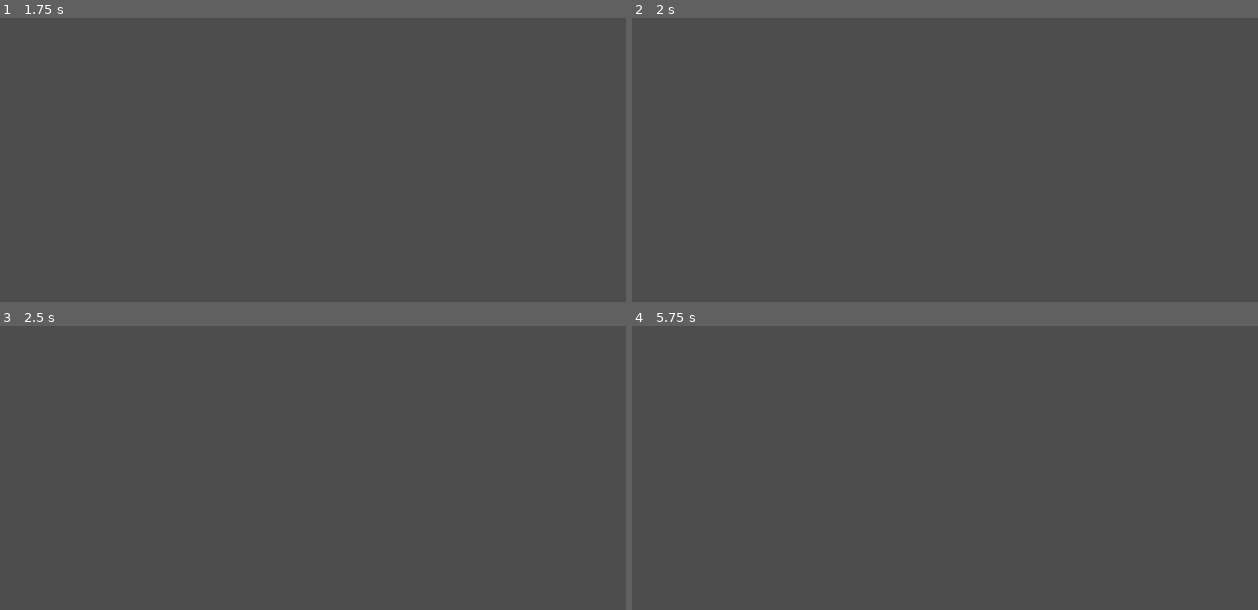
Above: before the commit, frames 1-4 (two rows, left to right).
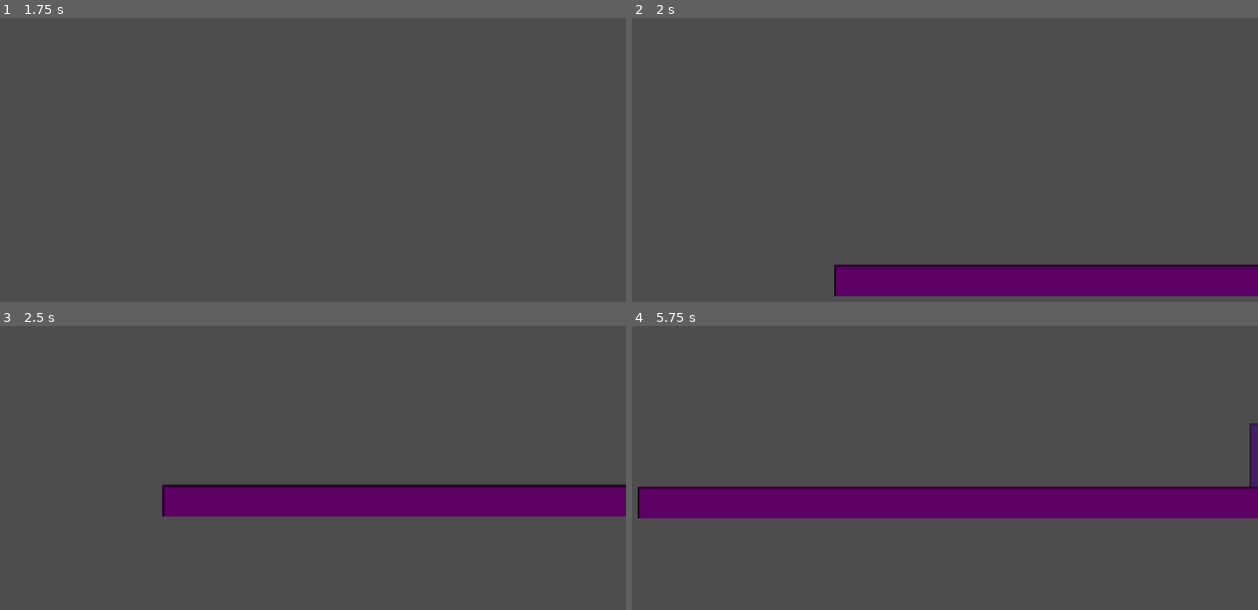
Above: after the commit, the same moments.

Repository: DocDamage/SpriteVania
Game: Godot game, scene res://scenes/Main.tscn
The game is run twice, just before and just after one commit, with the same random seed, the same clock (stepped at 60 frames per second) and the same inputs.
Inputs:
- Up to frame 1 (1.75 s): click "New Game" at 0.5 s; click "Begin" at 1.25 s
- Up to frame 2 (2 s): no input
- Up to frame 3 (2.5 s): hold D (move_right) from 2.03 s (still down); tap J (attack) at 2.1 s; tap Space (jump) at 2.27 s
- Up to frame 4 (5.75 s): tap L (class_action) at 2.85, 5.1 s; tap Space (jump) at 3.02, 4.52, 5.27 s; release D (move_right) at 3.53 s; hold A (move_left) 3.53-4.28 s; tap K (special_attack) at 3.6 s; hold D (move_right) from 4.28 s (still down); tap J (attack) at 4.35 s

Frame 1 is identical in both runs. In frame 2, 7.5% of the frame differs, in the area x 32-100%, y 86-98%; in frame 3, 8.5%; in frame 4, 12%, in the area x 0-100%, y 34-68%.

Commit message:
feat: add swamp outskirts greybox

Diff:
--- /dev/null
+++ b/scenes/world/swamp_outskirts/RoomCheckpoint.tscn
@@ -0,0 +1,60 @@
+[gd_scene load_steps=7 format=3]
+
+[ext_resource type="Script" path="res://scripts/world/room.gd" id="1_room"]
+[ext_resource type="PackedScene" path="res://scenes/world/CheckpointShrine.tscn" id="2_shrine"]
+
+[sub_resource type="RectangleShape2D" id="RectangleShape2D_ground"]
+size = Vector2(960, 48)
+
+[sub_resource type="RectangleShape2D" id="RectangleShape2D_entrance"]
+size = Vector2(48, 144)
+
+[sub_resource type="PlaceholderTexture2D" id="PlaceholderTexture2D_ground"]
+size = Vector2(960, 48)
+
+[sub_resource type="PlaceholderTexture2D" id="PlaceholderTexture2D_backdrop"]
+size = Vector2(180, 120)
+
+[node name="RoomCheckpoint" type="Node2D"]
+script = ExtResource("1_room")
+room_id = "RoomCheckpoint"
+next_rooms = {"left": "RoomHazard", "right": "RoomUpgrade"}
+
+[node name="Ground" type="StaticBody2D" parent="."]
+position = Vector2(480, 520)
+
+[node name="CollisionShape2D" type="CollisionShape2D" parent="Ground"]
+shape = SubResource("RectangleShape2D_ground")
+
+[node name="Sprite2D" type="Sprite2D" parent="Ground"]
+texture = SubResource("PlaceholderTexture2D_ground")
+modulate = Color(0.35, 0.41, 0.37, 1)
+
+[node name="ShrineBackdrop" type="Sprite2D" parent="."]
+position = Vector2(480, 440)
+texture = SubResource("PlaceholderTexture2D_backdrop")
+modulate = Color(0.23, 0.32, 0.35, 0.55)
+
+[node name="Entrances" type="Node2D" parent="."]
+
+[node name="LeftEntrance" type="Area2D" parent="Entrances"]
+position = Vector2(24, 448)
+metadata/next_room = "RoomHazard"
+
+[node name="CollisionShape2D" type="CollisionShape2D" parent="Entrances/LeftEntrance"]
+shape = SubResource("RectangleShape2D_entrance")
+
+[node name="RightEntrance" type="Area2D" parent="Entrances"]
+position = Vector2(936, 448)
+metadata/next_room = "RoomUpgrade"
+
+[node name="CollisionShape2D" type="CollisionShape2D" parent="Entrances/RightEntrance"]
+shape = SubResource("RectangleShape2D_entrance")
+
+[node name="EnemySpawns" type="Node2D" parent="."]
+
+[node name="Pickups" type="Node2D" parent="."]
+
+[node name="SwampShrine01" parent="Pickups" instance=ExtResource("2_shrine")]
+position = Vector2(480, 484)
+checkpoint_id = "swamp_shrine_01"
--- /dev/null
+++ b/scenes/world/swamp_outskirts/RoomEnemy.tscn
@@ -0,0 +1,70 @@
+[gd_scene load_steps=7 format=3]
+
+[ext_resource type="Script" path="res://scripts/world/room.gd" id="1_room"]
+[ext_resource type="PackedScene" path="res://scenes/enemies/SwampCrawler.tscn" id="2_crawler"]
+
+[sub_resource type="RectangleShape2D" id="RectangleShape2D_ground"]
+size = Vector2(960, 48)
+
+[sub_resource type="RectangleShape2D" id="RectangleShape2D_entrance"]
+size = Vector2(48, 144)
+
+[sub_resource type="PlaceholderTexture2D" id="PlaceholderTexture2D_ground"]
+size = Vector2(960, 48)
+
+[sub_resource type="PlaceholderTexture2D" id="PlaceholderTexture2D_pillar"]
+size = Vector2(96, 96)
+
+[node name="RoomEnemy" type="Node2D"]
+script = ExtResource("1_room")
+room_id = "RoomEnemy"
+next_rooms = {"left": "RoomMovement", "right": "RoomHazard"}
+enemy_spawn_ids = ["swamp_crawler_a", "swamp_crawler_b"]
+
+[node name="Ground" type="StaticBody2D" parent="."]
+position = Vector2(480, 520)
+
+[node name="CollisionShape2D" type="CollisionShape2D" parent="Ground"]
+shape = SubResource("RectangleShape2D_ground")
+
+[node name="Sprite2D" type="Sprite2D" parent="Ground"]
+texture = SubResource("PlaceholderTexture2D_ground")
+modulate = Color(0.33, 0.39, 0.35, 1)
+
+[node name="CoverBlock" type="StaticBody2D" parent="."]
+position = Vector2(480, 452)
+
+[node name="CollisionShape2D" type="CollisionShape2D" parent="CoverBlock"]
+shape = SubResource("RectangleShape2D_entrance")
+
+[node name="Sprite2D" type="Sprite2D" parent="CoverBlock"]
+texture = SubResource("PlaceholderTexture2D_pillar")
+modulate = Color(0.4, 0.43, 0.42, 1)
+
+[node name="Entrances" type="Node2D" parent="."]
+
+[node name="LeftEntrance" type="Area2D" parent="Entrances"]
+position = Vector2(24, 448)
+metadata/next_room = "RoomMovement"
+
+[node name="CollisionShape2D" type="CollisionShape2D" parent="Entrances/LeftEntrance"]
+shape = SubResource("RectangleShape2D_entrance")
+
+[node name="RightEntrance" type="Area2D" parent="Entrances"]
+position = Vector2(936, 448)
+metadata/next_room = "RoomHazard"
+
+[node name="CollisionShape2D" type="CollisionShape2D" parent="Entrances/RightEntrance"]
+shape = SubResource("RectangleShape2D_entrance")
+
+[node name="EnemySpawns" type="Node2D" parent="."]
+
+[node name="SwampCrawlerA" parent="EnemySpawns" instance=ExtResource("2_crawler")]
+position = Vector2(320, 480)
+enemy_id = "swamp_crawler_a"
+
+[node name="SwampCrawlerB" parent="EnemySpawns" instance=ExtResource("2_crawler")]
+position = Vector2(660, 480)
+enemy_id = "swamp_crawler_b"
+
+[node name="Pickups" type="Node2D" parent="."]
--- /dev/null
+++ b/scenes/world/swamp_outskirts/RoomHazard.tscn
@@ -0,0 +1,87 @@
+[gd_scene load_steps=7 format=3]
+
+[ext_resource type="Script" path="res://scripts/world/room.gd" id="1_room"]
+
+[sub_resource type="RectangleShape2D" id="RectangleShape2D_ground"]
+size = Vector2(260, 48)
+
+[sub_resource type="RectangleShape2D" id="RectangleShape2D_hazard"]
+size = Vector2(220, 36)
+
+[sub_resource type="RectangleShape2D" id="RectangleShape2D_entrance"]
+size = Vector2(48, 144)
+
+[sub_resource type="PlaceholderTexture2D" id="PlaceholderTexture2D_ground"]
+size = Vector2(260, 48)
+
+[sub_resource type="PlaceholderTexture2D" id="PlaceholderTexture2D_hazard"]
+size = Vector2(220, 36)
+
+[node name="RoomHazard" type="Node2D"]
+script = ExtResource("1_room")
+room_id = "RoomHazard"
+next_rooms = {"left": "RoomEnemy", "right": "RoomCheckpoint"}
+
+[node name="Ground" type="StaticBody2D" parent="."]
+position = Vector2(150, 520)
+
+[node name="CollisionShape2D" type="CollisionShape2D" parent="Ground"]
+shape = SubResource("RectangleShape2D_ground")
+
+[node name="Sprite2D" type="Sprite2D" parent="Ground"]
+texture = SubResource("PlaceholderTexture2D_ground")
+modulate = Color(0.34, 0.4, 0.36, 1)
+
+[node name="SafeIsland" type="StaticBody2D" parent="."]
+position = Vector2(810, 520)
+
+[node name="CollisionShape2D" type="CollisionShape2D" parent="SafeIsland"]
+shape = SubResource("RectangleShape2D_ground")
+
+[node name="Sprite2D" type="Sprite2D" parent="SafeIsland"]
+texture = SubResource("PlaceholderTexture2D_ground")
+modulate = Color(0.34, 0.4, 0.36, 1)
+
+[node name="Hazards" type="Node2D" parent="."]
+
+[node name="SwampWaterHazard" type="Area2D" parent="Hazards"]
+position = Vector2(360, 538)
+metadata/hazard_type = "swamp_water"
+
+[node name="CollisionShape2D" type="CollisionShape2D" parent="Hazards/SwampWaterHazard"]
+shape = SubResource("RectangleShape2D_hazard")
+
+[node name="Sprite2D" type="Sprite2D" parent="Hazards/SwampWaterHazard"]
+texture = SubResource("PlaceholderTexture2D_hazard")
+modulate = Color(0.1, 0.32, 0.28, 0.75)
+
+[node name="SpikeHazard" type="Area2D" parent="Hazards"]
+position = Vector2(590, 538)
+metadata/hazard_type = "spikes"
+
+[node name="CollisionShape2D" type="CollisionShape2D" parent="Hazards/SpikeHazard"]
+shape = SubResource("RectangleShape2D_hazard")
+
+[node name="Sprite2D" type="Sprite2D" parent="Hazards/SpikeHazard"]
+texture = SubResource("PlaceholderTexture2D_hazard")
+modulate = Color(0.42, 0.17, 0.16, 0.75)
+
+[node name="Entrances" type="Node2D" parent="."]
+
+[node name="LeftEntrance" type="Area2D" parent="Entrances"]
+position = Vector2(24, 448)
+metadata/next_room = "RoomEnemy"
+
+[node name="CollisionShape2D" type="CollisionShape2D" parent="Entrances/LeftEntrance"]
+shape = SubResource("RectangleShape2D_entrance")
+
+[node name="RightEntrance" type="Area2D" parent="Entrances"]
+position = Vector2(936, 448)
+metadata/next_room = "RoomCheckpoint"
+
+[node name="CollisionShape2D" type="CollisionShape2D" parent="Entrances/RightEntrance"]
+shape = SubResource("RectangleShape2D_entrance")
+
+[node name="EnemySpawns" type="Node2D" parent="."]
+
+[node name="Pickups" type="Node2D" parent="."]
--- /dev/null
+++ b/scenes/world/swamp_outskirts/RoomMiniBoss.tscn
@@ -0,0 +1,69 @@
+[gd_scene load_steps=7 format=3]
+
+[ext_resource type="Script" path="res://scripts/world/room.gd" id="1_room"]
+[ext_resource type="PackedScene" path="res://scenes/enemies/SwampMiniBoss.tscn" id="2_miniboss"]
+
+[sub_resource type="RectangleShape2D" id="RectangleShape2D_ground"]
+size = Vector2(960, 48)
+
+[sub_resource type="RectangleShape2D" id="RectangleShape2D_entrance"]
+size = Vector2(48, 144)
+
+[sub_resource type="PlaceholderTexture2D" id="PlaceholderTexture2D_ground"]
+size = Vector2(960, 48)
+
+[sub_resource type="PlaceholderTexture2D" id="PlaceholderTexture2D_exit"]
+size = Vector2(72, 112)
+
+[node name="RoomMiniBoss" type="Node2D"]
+script = ExtResource("1_room")
+room_id = "RoomMiniBoss"
+next_rooms = {"left": "RoomShortcut", "right": "swamp_outskirts_complete"}
+enemy_spawn_ids = ["swamp_miniboss"]
+
+[node name="Ground" type="StaticBody2D" parent="."]
+position = Vector2(480, 520)
+
+[node name="CollisionShape2D" type="CollisionShape2D" parent="Ground"]
+shape = SubResource("RectangleShape2D_ground")
+
+[node name="Sprite2D" type="Sprite2D" parent="Ground"]
+texture = SubResource("PlaceholderTexture2D_ground")
+modulate = Color(0.32, 0.36, 0.35, 1)
+
+[node name="BossExitPlaceholder" type="Area2D" parent="."]
+position = Vector2(900, 448)
+metadata/next_room = "swamp_outskirts_complete"
+metadata/requires_defeat = "swamp_miniboss"
+
+[node name="CollisionShape2D" type="CollisionShape2D" parent="BossExitPlaceholder"]
+shape = SubResource("RectangleShape2D_entrance")
+
+[node name="Sprite2D" type="Sprite2D" parent="BossExitPlaceholder"]
+texture = SubResource("PlaceholderTexture2D_exit")
+modulate = Color(0.54, 0.47, 0.2, 0.55)
+
+[node name="Entrances" type="Node2D" parent="."]
+
+[node name="LeftEntrance" type="Area2D" parent="Entrances"]
+position = Vector2(24, 448)
+metadata/next_room = "RoomShortcut"
+
+[node name="CollisionShape2D" type="CollisionShape2D" parent="Entrances/LeftEntrance"]
+shape = SubResource("RectangleShape2D_entrance")
+
+[node name="RightEntrance" type="Area2D" parent="Entrances"]
+position = Vector2(936, 448)
+metadata/next_room = "swamp_outskirts_complete"
+metadata/requires_defeat = "swamp_miniboss"
+
+[node name="CollisionShape2D" type="CollisionShape2D" parent="Entrances/RightEntrance"]
+shape = SubResource("RectangleShape2D_entrance")
+
+[node name="EnemySpawns" type="Node2D" parent="."]
+
+[node name="SwampMiniBoss" parent="EnemySpawns" instance=ExtResource("2_miniboss")]
+position = Vector2(520, 472)
+enemy_id = "swamp_miniboss"
+
+[node name="Pickups" type="Node2D" parent="."]
--- /dev/null
+++ b/scenes/world/swamp_outskirts/RoomMovement.tscn
@@ -0,0 +1,82 @@
+[gd_scene load_steps=6 format=3]
+
+[ext_resource type="Script" path="res://scripts/world/room.gd" id="1_room"]
+
+[sub_resource type="RectangleShape2D" id="RectangleShape2D_ground"]
+size = Vector2(960, 48)
+
+[sub_resource type="RectangleShape2D" id="RectangleShape2D_platform"]
+size = Vector2(176, 28)
+
+[sub_resource type="PlaceholderTexture2D" id="PlaceholderTexture2D_ground"]
+size = Vector2(960, 48)
+
+[sub_resource type="PlaceholderTexture2D" id="PlaceholderTexture2D_platform"]
+size = Vector2(176, 28)
+
+[node name="RoomMovement" type="Node2D"]
+script = ExtResource("1_room")
+room_id = "RoomMovement"
+next_rooms = {"left": "RoomStart", "right": "RoomEnemy"}
+
+[node name="Ground" type="StaticBody2D" parent="."]
+position = Vector2(480, 536)
+
+[node name="CollisionShape2D" type="CollisionShape2D" parent="Ground"]
+shape = SubResource("RectangleShape2D_ground")
+
+[node name="Sprite2D" type="Sprite2D" parent="Ground"]
+texture = SubResource("PlaceholderTexture2D_ground")
+modulate = Color(0.34, 0.4, 0.36, 1)
+
+[node name="Platforms" type="Node2D" parent="."]
+
+[node name="LowStep" type="StaticBody2D" parent="Platforms"]
+position = Vector2(280, 450)
+
+[node name="CollisionShape2D" type="CollisionShape2D" parent="Platforms/LowStep"]
+shape = SubResource("RectangleShape2D_platform")
+
+[node name="Sprite2D" type="Sprite2D" parent="Platforms/LowStep"]
+texture = SubResource("PlaceholderTexture2D_platform")
+modulate = Color(0.46, 0.49, 0.44, 1)
+
+[node name="MidStep" type="StaticBody2D" parent="Platforms"]
+position = Vector2(520, 368)
+
+[node name="CollisionShape2D" type="CollisionShape2D" parent="Platforms/MidStep"]
+shape = SubResource("RectangleShape2D_platform")
+
+[node name="Sprite2D" type="Sprite2D" parent="Platforms/MidStep"]
+texture = SubResource("PlaceholderTexture2D_platform")
+modulate = Color(0.46, 0.49, 0.44, 1)
+
+[node name="HighStep" type="StaticBody2D" parent="Platforms"]
+position = Vector2(760, 292)
+
+[node name="CollisionShape2D" type="CollisionShape2D" parent="Platforms/HighStep"]
+shape = SubResource("RectangleShape2D_platform")
+
+[node name="Sprite2D" type="Sprite2D" parent="Platforms/HighStep"]
+texture = SubResource("PlaceholderTexture2D_platform")
+modulate = Color(0.46, 0.49, 0.44, 1)
+
+[node name="Entrances" type="Node2D" parent="."]
+
+[node name="LeftEntrance" type="Area2D" parent="Entrances"]
+position = Vector2(24, 464)
+metadata/next_room = "RoomStart"
+
+[node name="CollisionShape2D" type="CollisionShape2D" parent="Entrances/LeftEntrance"]
+shape = SubResource("RectangleShape2D_platform")
+
+[node name="RightEntrance" type="Area2D" parent="Entrances"]
+position = Vector2(936, 464)
+metadata/next_room = "RoomEnemy"
+
+[node name="CollisionShape2D" type="CollisionShape2D" parent="Entrances/RightEntrance"]
+shape = SubResource("RectangleShape2D_platform")
+
+[node name="EnemySpawns" type="Node2D" parent="."]
+
+[node name="Pickups" type="Node2D" parent="."]
--- /dev/null
+++ b/scenes/world/swamp_outskirts/RoomShortcut.tscn
@@ -0,0 +1,65 @@
+[gd_scene load_steps=7 format=3]
+
+[ext_resource type="Script" path="res://scripts/world/room.gd" id="1_room"]
+
+[sub_resource type="RectangleShape2D" id="RectangleShape2D_ground"]
+size = Vector2(960, 48)
+
+[sub_resource type="RectangleShape2D" id="RectangleShape2D_gate"]
+size = Vector2(56, 128)
+
+[sub_resource type="RectangleShape2D" id="RectangleShape2D_entrance"]
+size = Vector2(48, 144)
+
+[sub_resource type="PlaceholderTexture2D" id="PlaceholderTexture2D_ground"]
+size = Vector2(960, 48)
+
+[sub_resource type="PlaceholderTexture2D" id="PlaceholderTexture2D_gate"]
+size = Vector2(56, 128)
+
+[node name="RoomShortcut" type="Node2D"]
+script = ExtResource("1_room")
+room_id = "RoomShortcut"
+next_rooms = {"left": "RoomCheckpoint", "right": "RoomMiniBoss"}
+
+[node name="Ground" type="StaticBody2D" parent="."]
+position = Vector2(480, 520)
+
+[node name="CollisionShape2D" type="CollisionShape2D" parent="Ground"]
+shape = SubResource("RectangleShape2D_ground")
+
+[node name="Sprite2D" type="Sprite2D" parent="Ground"]
+texture = SubResource("PlaceholderTexture2D_ground")
+modulate = Color(0.34, 0.4, 0.36, 1)
+
+[node name="OneWayShortcutGate" type="StaticBody2D" parent="."]
+position = Vector2(290, 432)
+metadata/shortcut_id = "swamp_checkpoint_shortcut"
+metadata/opens_from = "RoomMiniBoss"
+
+[node name="CollisionShape2D" type="CollisionShape2D" parent="OneWayShortcutGate"]
+shape = SubResource("RectangleShape2D_gate")
+
+[node name="Sprite2D" type="Sprite2D" parent="OneWayShortcutGate"]
+texture = SubResource("PlaceholderTexture2D_gate")
+modulate = Color(0.23, 0.25, 0.27, 0.85)
+
+[node name="Entrances" type="Node2D" parent="."]
+
+[node name="LeftEntrance" type="Area2D" parent="Entrances"]
+position = Vector2(24, 448)
+metadata/next_room = "RoomCheckpoint"
+
+[node name="CollisionShape2D" type="CollisionShape2D" parent="Entrances/LeftEntrance"]
+shape = SubResource("RectangleShape2D_entrance")
+
+[node name="RightEntrance" type="Area2D" parent="Entrances"]
+position = Vector2(936, 448)
+metadata/next_room = "RoomMiniBoss"
+
+[node name="CollisionShape2D" type="CollisionShape2D" parent="Entrances/RightEntrance"]
+shape = SubResource("RectangleShape2D_entrance")
+
+[node name="EnemySpawns" type="Node2D" parent="."]
+
+[node name="Pickups" type="Node2D" parent="."]
--- /dev/null
+++ b/scenes/world/swamp_outskirts/RoomStart.tscn
@@ -0,0 +1,57 @@
+[gd_scene load_steps=6 format=3]
+
+[ext_resource type="Script" path="res://scripts/world/room.gd" id="1_room"]
+
+[sub_resource type="RectangleShape2D" id="RectangleShape2D_ground"]
+size = Vector2(960, 48)
+
+[sub_resource type="PlaceholderTexture2D" id="PlaceholderTexture2D_ground"]
+size = Vector2(960, 48)
+
+[sub_resource type="RectangleShape2D" id="RectangleShape2D_entrance"]
+size = Vector2(48, 144)
+
+[sub_resource type="PlaceholderTexture2D" id="PlaceholderTexture2D_gate"]
+size = Vector2(24, 96)
+
+[node name="RoomStart" type="Node2D"]
+script = ExtResource("1_room")
+room_id = "RoomStart"
+next_rooms = {"right": "RoomMovement"}
+
+[node name="Ground" type="StaticBody2D" parent="."]
+position = Vector2(480, 520)
+
+[node name="CollisionShape2D" type="CollisionShape2D" parent="Ground"]
+shape = SubResource("RectangleShape2D_ground")
+
+[node name="Sprite2D" type="Sprite2D" parent="Ground"]
+texture = SubResource("PlaceholderTexture2D_ground")
+modulate = Color(0.36, 0.42, 0.39, 1)
+
+[node name="Entrances" type="Node2D" parent="."]
+
+[node name="LeftEntrance" type="Area2D" parent="Entrances"]
+position = Vector2(24, 448)
+metadata/next_room = ""
+
+[node name="CollisionShape2D" type="CollisionShape2D" parent="Entrances/LeftEntrance"]
+shape = SubResource("RectangleShape2D_entrance")
+
+[node name="RightEntrance" type="Area2D" parent="Entrances"]
+position = Vector2(936, 448)
+metadata/next_room = "RoomMovement"
+
+[node name="CollisionShape2D" type="CollisionShape2D" parent="Entrances/RightEntrance"]
+shape = SubResource("RectangleShape2D_entrance")
+
+[node name="Sprite2D" type="Sprite2D" parent="Entrances/RightEntrance"]
+texture = SubResource("PlaceholderTexture2D_gate")
+modulate = Color(0.25, 0.55, 0.45, 0.6)
+
+[node name="EnemySpawns" type="Node2D" parent="."]
+
+[node name="Pickups" type="Node2D" parent="."]
+
+[node name="PlayerStart" type="Marker2D" parent="."]
+position = Vector2(96, 464)
--- /dev/null
+++ b/scenes/world/swamp_outskirts/RoomUpgrade.tscn
@@ -0,0 +1,67 @@
+[gd_scene load_steps=7 format=3]
+
+[ext_resource type="Script" path="res://scripts/world/room.gd" id="1_room"]
+[ext_resource type="PackedScene" path="res://scenes/world/UpgradePickup.tscn" id="2_upgrade"]
+
+[sub_resource type="RectangleShape2D" id="RectangleShape2D_ground"]
+size = Vector2(960, 48)
+
+[sub_resource type="RectangleShape2D" id="RectangleShape2D_entrance"]
+size = Vector2(48, 144)
+
+[sub_resource type="PlaceholderTexture2D" id="PlaceholderTexture2D_ground"]
+size = Vector2(960, 48)
+
+[sub_resource type="PlaceholderTexture2D" id="PlaceholderTexture2D_plinth"]
+size = Vector2(96, 48)
+
+[node name="RoomUpgrade" type="Node2D"]
+script = ExtResource("1_room")
+room_id = "RoomUpgrade"
+next_rooms = {"left": "RoomCheckpoint", "right": "RoomShortcut"}
+
+[node name="Ground" type="StaticBody2D" parent="."]
+position = Vector2(480, 520)
+
+[node name="CollisionShape2D" type="CollisionShape2D" parent="Ground"]
+shape = SubResource("RectangleShape2D_ground")
+
+[node name="Sprite2D" type="Sprite2D" parent="Ground"]
+texture = SubResource("PlaceholderTexture2D_ground")
+modulate = Color(0.35, 0.41, 0.37, 1)
+
+[node name="UpgradePlinth" type="StaticBody2D" parent="."]
+position = Vector2(500, 468)
+
+[node name="CollisionShape2D" type="CollisionShape2D" parent="UpgradePlinth"]
+shape = SubResource("RectangleShape2D_entrance")
+
+[node name="Sprite2D" type="Sprite2D" parent="UpgradePlinth"]
+texture = SubResource("PlaceholderTexture2D_plinth")
+modulate = Color(0.44, 0.45, 0.5, 1)
+
+[node name="Entrances" type="Node2D" parent="."]
+
+[node name="LeftEntrance" type="Area2D" parent="Entrances"]
+position = Vector2(24, 448)
+metadata/next_room = "RoomCheckpoint"
+
+[node name="CollisionShape2D" type="CollisionShape2D" parent="Entrances/LeftEntrance"]
+shape = SubResource("RectangleShape2D_entrance")
+
+[node name="RightEntrance" type="Area2D" parent="Entrances"]
+position = Vector2(936, 448)
+metadata/next_room = "RoomShortcut"
+
+[node name="CollisionShape2D" type="CollisionShape2D" parent="Entrances/RightEntrance"]
+shape = SubResource("RectangleShape2D_entrance")
+
+[node name="EnemySpawns" type="Node2D" parent="."]
+
+[node name="Pickups" type="Node2D" parent="."]
+
+[node name="FirstTraversalTool" parent="Pickups" instance=ExtResource("2_upgrade")]
+position = Vector2(500, 420)
+pickup_id = "swamp_first_upgrade"
+upgrade_id = "first_traversal_tool"
+upgrade_type = "traversal"
--- a/scripts/world/game_world.gd
+++ b/scripts/world/game_world.gd
@@ -10,6 +10,16 @@
 const DEFAULT_CLASS_ID := "warden"
 const DEFAULT_AREA_ID := "swamp_outskirts"
 const DEFAULT_ROOM_ID := "RoomStart"
+const ROOM_SCENES := {
+	"RoomStart": preload("res://scenes/world/swamp_outskirts/RoomStart.tscn"),
+	"RoomMovement": preload("res://scenes/world/swamp_outskirts/RoomMovement.tscn"),
+	"RoomEnemy": preload("res://scenes/world/swamp_outskirts/RoomEnemy.tscn"),
+	"RoomHazard": preload("res://scenes/world/swamp_outskirts/RoomHazard.tscn"),
+	"RoomCheckpoint": preload("res://scenes/world/swamp_outskirts/RoomCheckpoint.tscn"),
+	"RoomUpgrade": preload("res://scenes/world/swamp_outskirts/RoomUpgrade.tscn"),
+	"RoomShortcut": preload("res://scenes/world/swamp_outskirts/RoomShortcut.tscn"),
+	"RoomMiniBoss": preload("res://scenes/world/swamp_outskirts/RoomMiniBoss.tscn"),
+}
 const CLASS_DATA := {
 	"warden": preload("res://data/classes/warden.tres"),
 	"gunslinger": preload("res://data/classes/gunslinger.tres"),
@@ -18,6 +28,7 @@
 
 var state: GameStateScript
 var player: CharacterBody2D
+var current_room: Node2D
 
 func _ready() -> void:
 	register_checkpoints_in(self)
@@ -30,7 +41,7 @@
 	state.selected_sprite = _valid_sprite_id(state.selected_class, sprite_id)
 	state.current_area = DEFAULT_AREA_ID
 	state.current_room = DEFAULT_ROOM_ID
-	register_upgrade_pickups_in(self)
+	load_room(state.current_room)
 	_spawn_player(DEFAULT_SPAWN_POSITION)
 
 func continue_game() -> void:
@@ -43,8 +54,40 @@
 	var spawn_position := state.checkpoint_position
 	if spawn_position == Vector2.ZERO:
 		spawn_position = DEFAULT_SPAWN_POSITION
-	register_upgrade_pickups_in(self)
+	load_room(state.current_room)
 	_spawn_player(spawn_position)
+
+func load_room(room_id: String) -> Node2D:
+	var resolved_room_id := room_id
+	if resolved_room_id.is_empty() or not ROOM_SCENES.has(resolved_room_id):
+		resolved_room_id = DEFAULT_ROOM_ID
+
+	var rooms := _get_rooms_container()
+	for child: Node in rooms.get_children():
+		rooms.remove_child(child)
+		child.queue_free()
+
+	current_room = ROOM_SCENES[resolved_room_id].instantiate() as Node2D
+	rooms.add_child(current_room)
+	if current_room.has_method("enter_room"):
+		current_room.call("enter_room")
+
+	if state == null:
+		state = GameStateScript.new()
+	state.current_area = DEFAULT_AREA_ID
+	state.current_room = resolved_room_id
+
+	register_checkpoints_in(current_room)
+	register_enemies_in(current_room)
+	register_upgrade_pickups_in(current_room)
+	return current_room
+
+func get_current_room_id() -> String:
+	if state == null:
+		return DEFAULT_ROOM_ID
+	if state.current_room.is_empty() or not ROOM_SCENES.has(state.current_room):
+		return DEFAULT_ROOM_ID
+	return state.current_room
 
 func register_checkpoint(checkpoint: Area2D) -> void:
 	if checkpoint == null or checkpoint.get_script() != CHECKPOINT_SHRINE_SCRIPT:
@@ -82,7 +125,7 @@
 	for child: Node in root.get_children():
 		register_enemies_in(child)
 
-func register_upgrade_pickup(pickup: UpgradePickup) -> void:
+func register_upgrade_pickup(pickup: Area2D) -> void:
 	if pickup == null or pickup.get_script() != UPGRADE_PICKUP_SCRIPT:
 		return
 	if state != null and state.collected_pickups.has(pickup.pickup_id):
@@ -170,8 +213,16 @@
 		return
 	if state.current_area.is_empty():
 		state.current_area = DEFAULT_AREA_ID
-	if state.current_room.is_empty():
+	if state.current_room.is_empty() or not ROOM_SCENES.has(state.current_room):
 		state.current_room = DEFAULT_ROOM_ID
+
+func _get_rooms_container() -> Node2D:
+	var rooms := get_node_or_null("Rooms") as Node2D
+	if rooms == null:
+		rooms = Node2D.new()
+		rooms.name = "Rooms"
+		add_child(rooms)
+	return rooms
 
 func _valid_class_id(class_id: String) -> String:
 	if CLASS_DATA.has(class_id):
